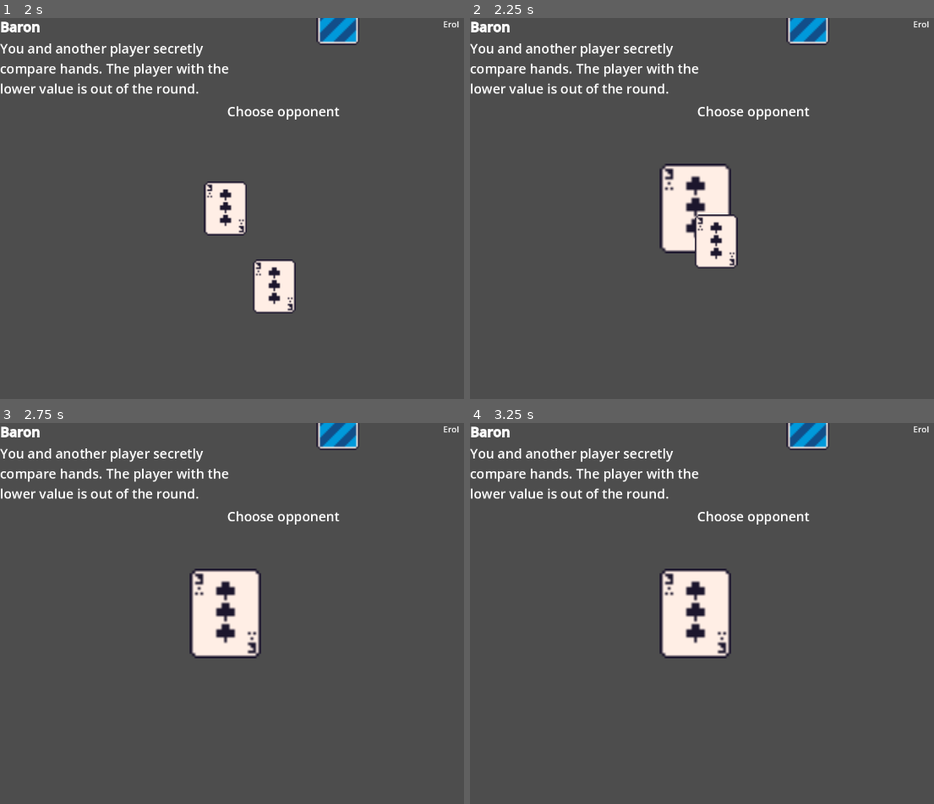
Above: before the commit, frames 1-4 (two rows, left to right).
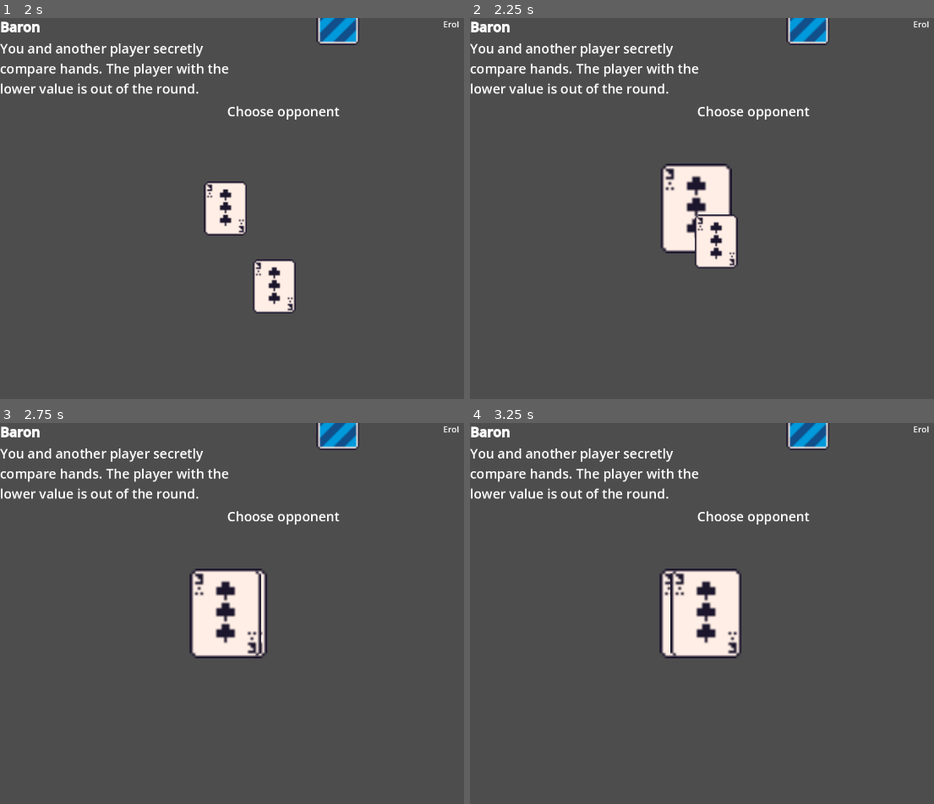
Above: after the commit, the same moments.

Repository: maxnovak/love-letter
Game: Godot game, scene res://table.tscn
Two runs of this game, one before a commit and one after it. Both use one fixed random seed, a clock stepped at 60 frames per second and the inputs below.
Inputs (mouse positions are in pixels of both pictures, inside the frame that each line leads up to):
- Up to frame 1 (2 s): tap Enter at 0.5 s; move the mouse to (310, 387) at 0.52 s; click (310, 387) at 0.67 s; move the mouse to (338, 387) at 1.27 s; click (338, 387) at 1.42 s
- Up to frame 2 (2.25 s): move the mouse to (697, 208) at 2.02 s; click (697, 208) at 2.17 s
- Up to frame 3 (2.75 s): no input
- Up to frame 4 (3.25 s): click (697, 613) at 2.92 s

Frame 1 is identical in both runs. In frame 2, 0.5% of the frame differs, in the area x 40-57%, y 38-62%; in frame 3, 0.3%; in frame 4, 1.7%, in the area x 43-59%, y 38-62%.
Error before the commit: Invalid call. Nonexistent function '_get_card' in base 'Nil'. (res://Table.gd:76)

Commit message:
Fix a couple of bugs:
Prince now allows you to select yourself.
Fixed occational bug where cards wouldn't be named and it would cause
king and baron to crash

Diff:
--- /dev/null
+++ b/PlayersHand.gd
@@ -0,0 +1,7 @@
+extends Node2D
+
+signal clicked
+
+func _on_area_2d_input_event(_viewport, event, _shape_idx):
+	if (event is InputEventMouseButton && event.pressed):
+		clicked.emit()
--- a/Table.gd
+++ b/Table.gd
@@ -9,6 +9,7 @@
 const OpponentScene = preload("res://opponent.tscn")
 
 signal chooseOpponent
+signal choosePlayer
 
 # Called when the node enters the scene tree for the first time.
 func _ready():
@@ -16,9 +17,10 @@
 	opponent.position = Vector2(640, 0)
 	opponent.name = "Erol"
 	opponent.clicked.connect(_chooseOpponent.bind(opponent))
+	opponent.clicked.connect(_choosePlayer.bind(opponent))
 	add_child(opponent)
+	$PlayersHand.clicked.connect(_choosePlayer.bind($PlayersHand))
 	turnOrder = [$PlayersHand, opponent]
-	randomize()
 	create_deck()
 	deck.shuffle()
 	deal_starting_cards()
@@ -45,6 +47,7 @@
 func deal_card(player):
 	dealCard = false
 	var newCard = deck.pop_front()
+	newCard.name = "Card%s" % turn
 
 	var card = player.find_child("Card*", true, false)
 	if card != null:
@@ -53,11 +56,9 @@
 
 	if player == $PlayersHand:
 		newCard._set_visible(true)
-	player.add_child(newCard, true)
-
-	if player == $PlayersHand:
 		newCard.hover_over_card.connect($HUD._on_players_hand_text)
 		newCard.clicked_card.connect(on_Card_click.bind(newCard))
+	player.add_child(newCard, true)
 
 func on_Card_click(cardType, cardToRemove):
 	if turnOrder[turn % turnOrder.size()] != $PlayersHand:
@@ -120,7 +121,8 @@
 			cards[1].position = Vector2(0,0)
 
 			playedCard._set_visible(true)
-			playedCard.hover_over_card.connect($HUD._on_players_hand_text)
+			if !playedCard.hover_over_card.is_connected($HUD._on_players_hand_text):
+				playedCard.hover_over_card.connect($HUD._on_players_hand_text)
 			await animate_card_play(playedCard)
 			resolveCard(current_player, playedCard._get_card())
 			next_player()
@@ -140,6 +142,9 @@
 
 func _chooseOpponent(selected):
 	chooseOpponent.emit(selected)
+
+func _choosePlayer(selected):
+	choosePlayer.emit(selected)
 
 func resolveCard(player, playedCard):
 	if playedCard == "king":
@@ -169,9 +174,9 @@
 		var opponent
 		if player == $PlayersHand:
 			$HUD.show_instruction("Choose opponent")
-			opponent = await chooseOpponent
-		else:
-			opponent = getRandomOpponent(player)
+			opponent = await choosePlayer
+		else:
+			opponent = turnOrder[randi() % turnOrder.size()-1]
 		var opponentsCard = opponent.find_child("Card*", true, false)
 		opponentsCard._set_visible(true)
 		await animate_card_play(opponentsCard)
--- a/table.tscn
+++ b/table.tscn
@@ -1,7 +1,11 @@
-[gd_scene load_steps=3 format=3 uid="uid://bmae37f4bd0sv"]
+[gd_scene load_steps=5 format=3 uid="uid://bmae37f4bd0sv"]
 
 [ext_resource type="Script" path="res://Table.gd" id="1_p1sh2"]
+[ext_resource type="Script" path="res://PlayersHand.gd" id="2_oac6i"]
 [ext_resource type="Script" path="res://HUD.gd" id="3_dgabu"]
+
+[sub_resource type="RectangleShape2D" id="RectangleShape2D_bmxjs"]
+size = Vector2(364, 130)
 
 [node name="Table" type="Node2D"]
 script = ExtResource("1_p1sh2")
@@ -11,6 +15,12 @@
 
 [node name="PlayersHand" type="Node2D" parent="."]
 position = Vector2(640, 700)
+script = ExtResource("2_oac6i")
+
+[node name="Area2D" type="Area2D" parent="PlayersHand"]
+
+[node name="CollisionShape2D" type="CollisionShape2D" parent="PlayersHand/Area2D"]
+shape = SubResource("RectangleShape2D_bmxjs")
 
 [node name="HUD" type="CanvasLayer" parent="."]
 script = ExtResource("3_dgabu")
@@ -38,3 +48,5 @@
 [node name="ViewCardTimer" type="Timer" parent="."]
 wait_time = 1.5
 one_shot = true
+
+[connection signal="input_event" from="PlayersHand/Area2D" to="PlayersHand" method="_on_area_2d_input_event"]
